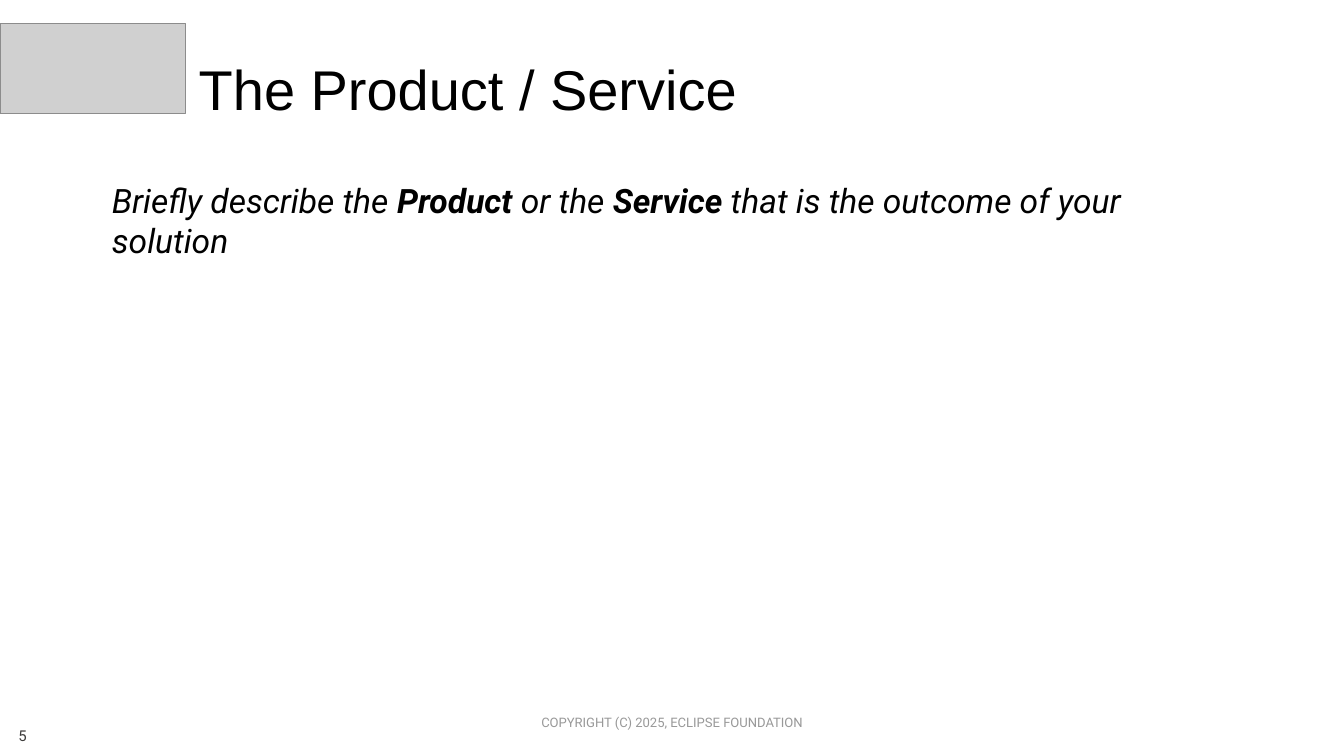
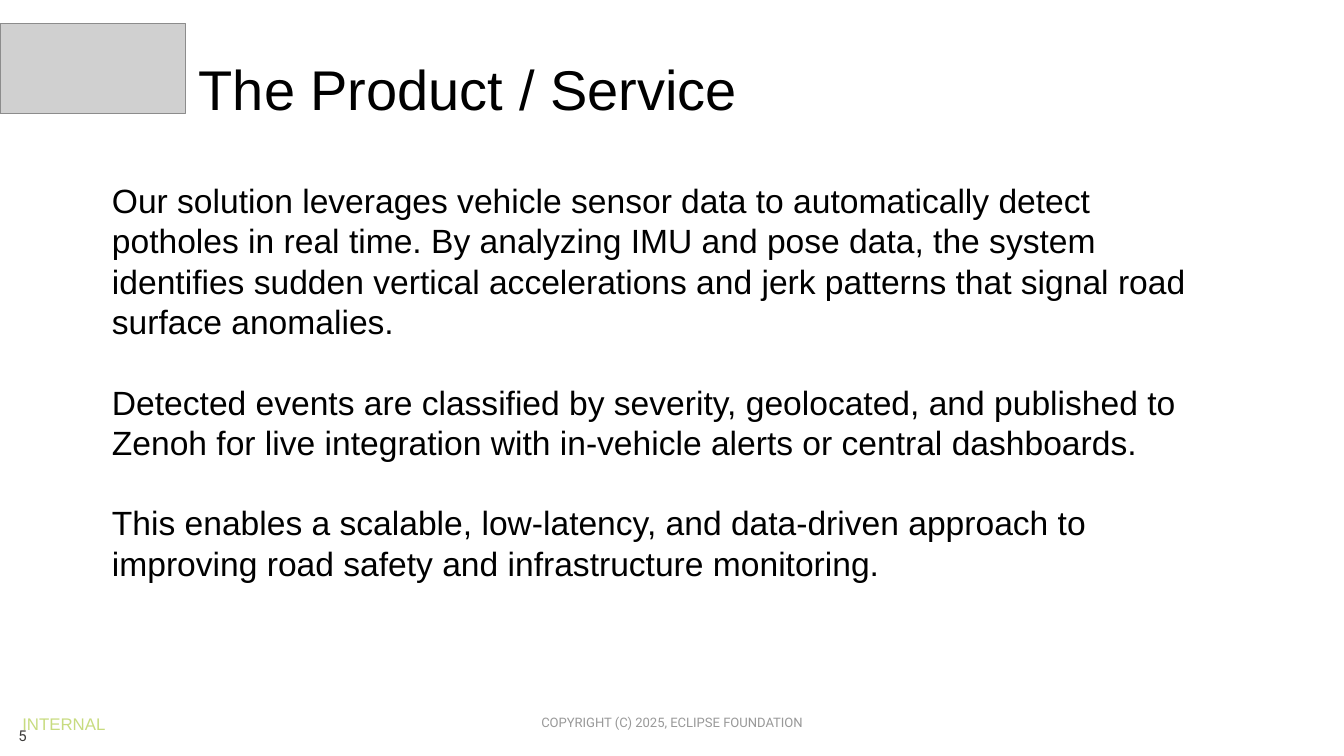
Before and after one commit to Eclipse-SDV-Hackathon-Chapter-Three/TheBigRanch, a slide deck: slide 5 of SDV Hackathon 2025 - Pitching Slides Template.pptx. Drawn at 1344x756 pixels with LibreOffice and Linux fonts; fonts in the diff are those of the drawing; grey boxes stand for pictures; background and template pictures are left out. Boxes give left, top, right and bottom in pixels: in the first picture for what was removed or moved away, otherwise in the second. Text is boxed around its words. In the diff, an @@ line names an element or a change of style, - is before the commit and + after.

```diff
--- a/SDV Hackathon 2025 - Pitching Slides Template.pptx
+++ b/SDV Hackathon 2025 - Pitching Slides Template.pptx
@@ text at (112,188,1185,582): text changed; font Roboto to Arial; italic off @@
-Briefly describe the Product or the Service that is the outcome of your solution
+Our solution leverages vehicle sensor data to automatically detect potholes in real time. By analyzing IMU and pose data, the system identifies sudden vertical accelerations and jerk patterns that signal road surface anomalies.
+Detected events are classified by severity, geolocated, and published to Zenoh for live integration with in-vehicle alerts or central dashboards.
+This enables a scalable, low-latency, and data-driven approach to improving road safety and infrastructure monitoring.
@@ text added at (22,718,105,732), 9 pt, text #91B900 at 50% opacity @@
+INTERNAL
```
Also in this commit, not shown: 7 other slides changed, 2 slides added, 2 slides removed.
